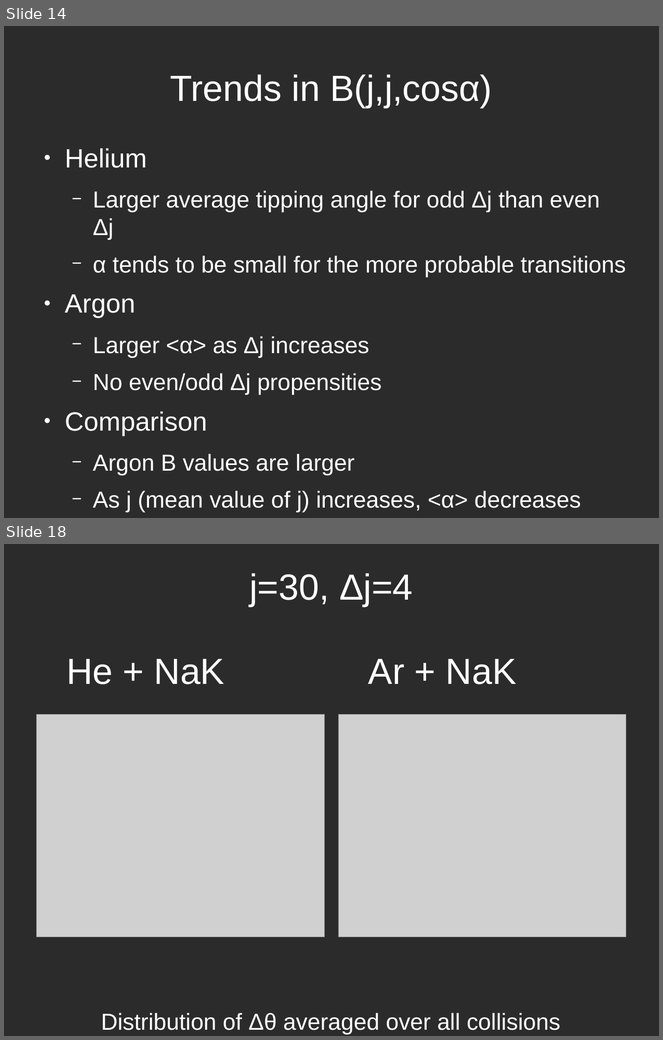
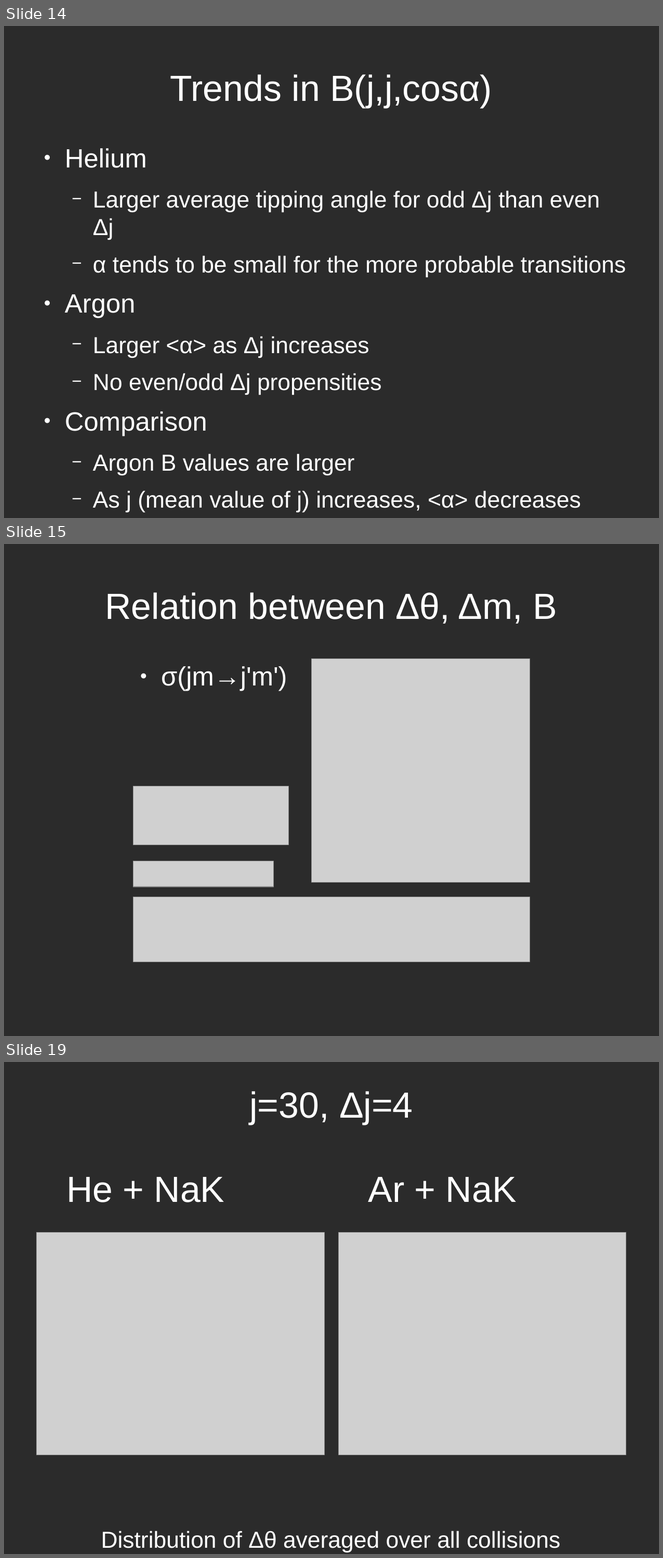
Before and after one commit to atowneND/HeNaK_Collisions, a slide deck: Presentation.odp. Shown one above the other, each under a label of ours: slides 14 and 18 before the commit, slides 14, 15 and 19 after it; the slides between them are not shown. The pictures are 663x1040 and 663x1558 pixels, drawn with LibreOffice and Linux fonts; fonts in the diff are those of the drawing; grey boxes stand for pictures; background and template pictures are left out; a plain dark background stands for a picture behind light text. Boxes give left, top, right and bottom in pixels: in the first picture for what was removed or moved away, otherwise in the second. Text is boxed around its words. In the diff, an @@ line names an element or a change of style, - is before the commit and + after.

```diff
--- a/Presentation.odp
+++ b/Presentation.odp
@@ slide 15 added at [4,544,659,1036], background picture (left out) @@
@@ title added at [105,592,557,624], 44 pt, text #FFFFFF @@
+Relation between Δθ, Δm, B
@@ text added at [161,666,287,691], 32 pt, text #FFFFFF @@
+● σ(jm→j'm')
@@ group added at [133,659,530,962]: 4 pictures @@
@@ what was slide 18 is now slide 19 @@
```
Also in this commit, not shown: 5 slides changed, 5 other files.
